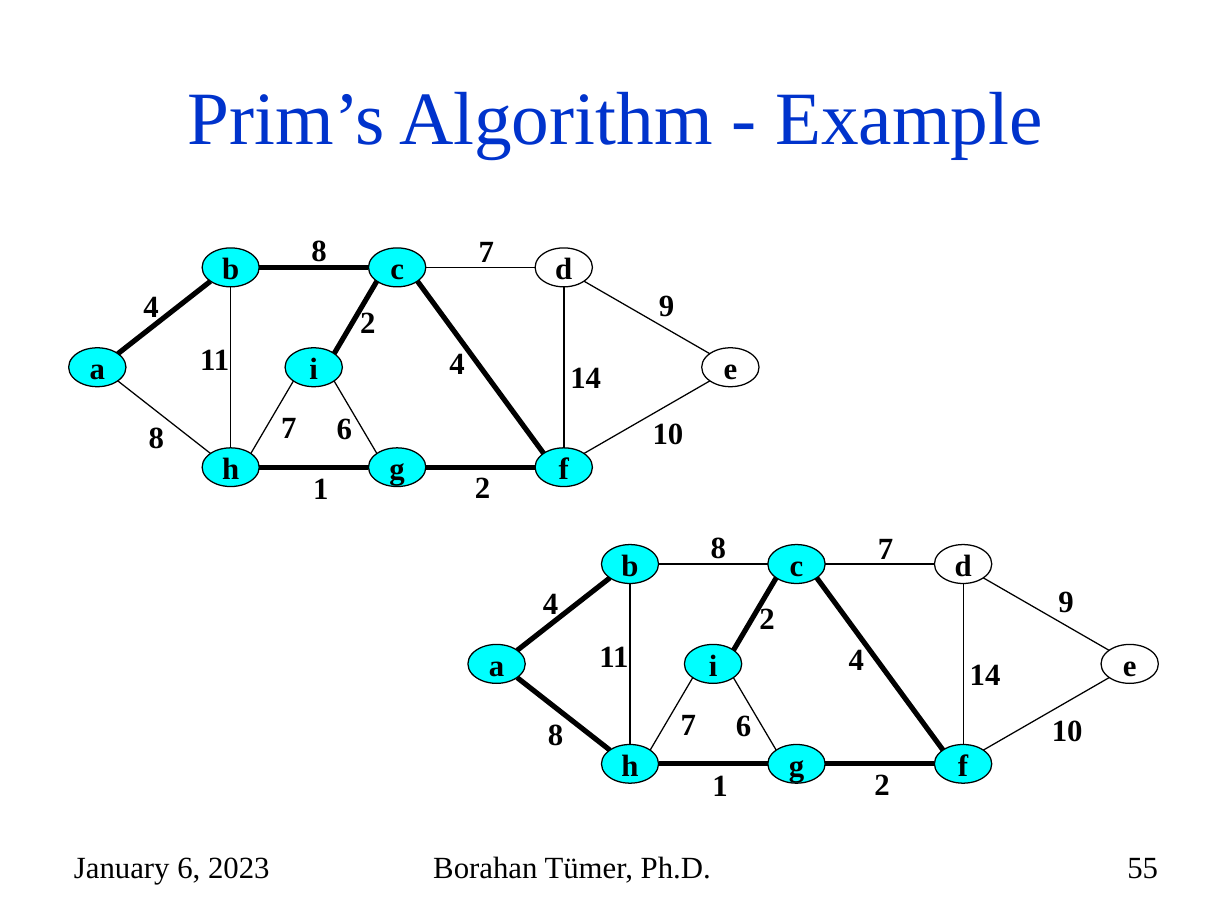
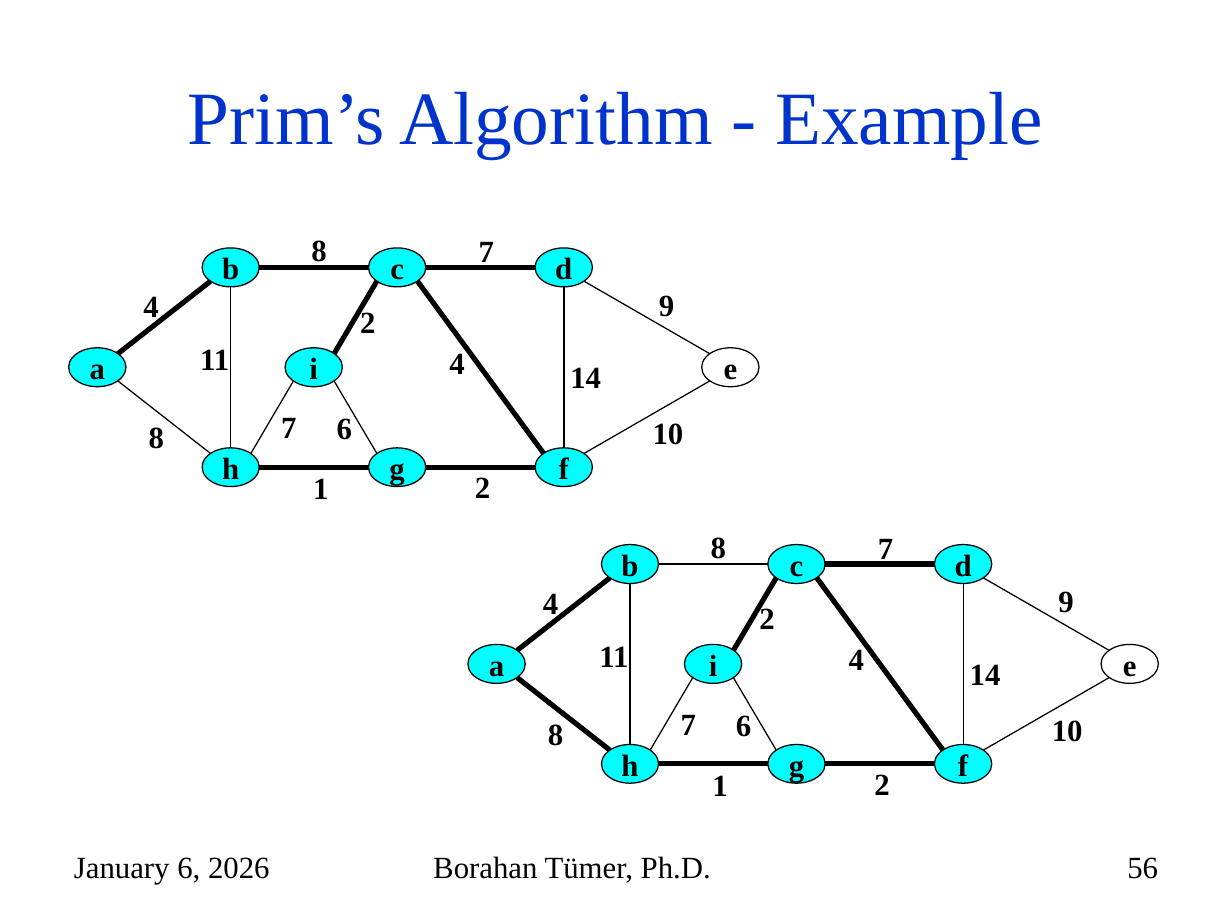
Before and after one commit to mehmetkayacse/cse225, a slide deck: slide 56 of files/Week10.pptx (slide 55 before the commit). Drawn at 1232x924 pixels with LibreOffice and Linux fonts; fonts in the diff are those of the drawing. Boxes give left, top, right and bottom in pixels: in the first picture for what was removed or moved away, otherwise in the second. Text is boxed around its words. In the diff, an @@ line names an element or a change of style, - is before the commit and + after.

```diff
--- a/files/Week10.pptx
+++ b/files/Week10.pptx
@@ line (426, 267) - (535, 267): stroke #000000 0.75 pt to #000000 3 pt @@
@@ ellipse "d" at <box>535,248,593,287</box>: fill none to #00FFFF @@
@@ line (825, 564) - (935, 564): stroke #000000 0.75 pt to #000000 3 pt @@
@@ ellipse "d" at <box>935,545,993,584</box>: fill none to #00FFFF @@
@@ text at <box>74,857,270,884</box>: text changed @@
-January 6, 2023
+January 6, 2026
@@ page number at <box>1127,857,1158,879</box>: text changed @@
-55
+56
```
Also in this commit, not shown: 69 other slides changed, 4 other files.
